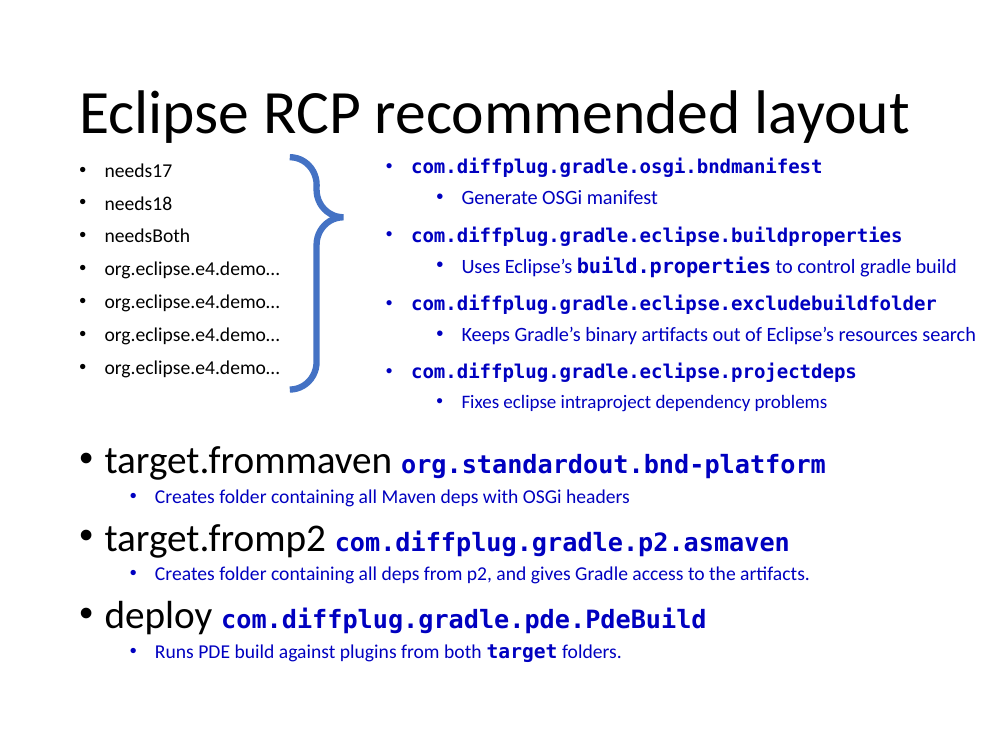
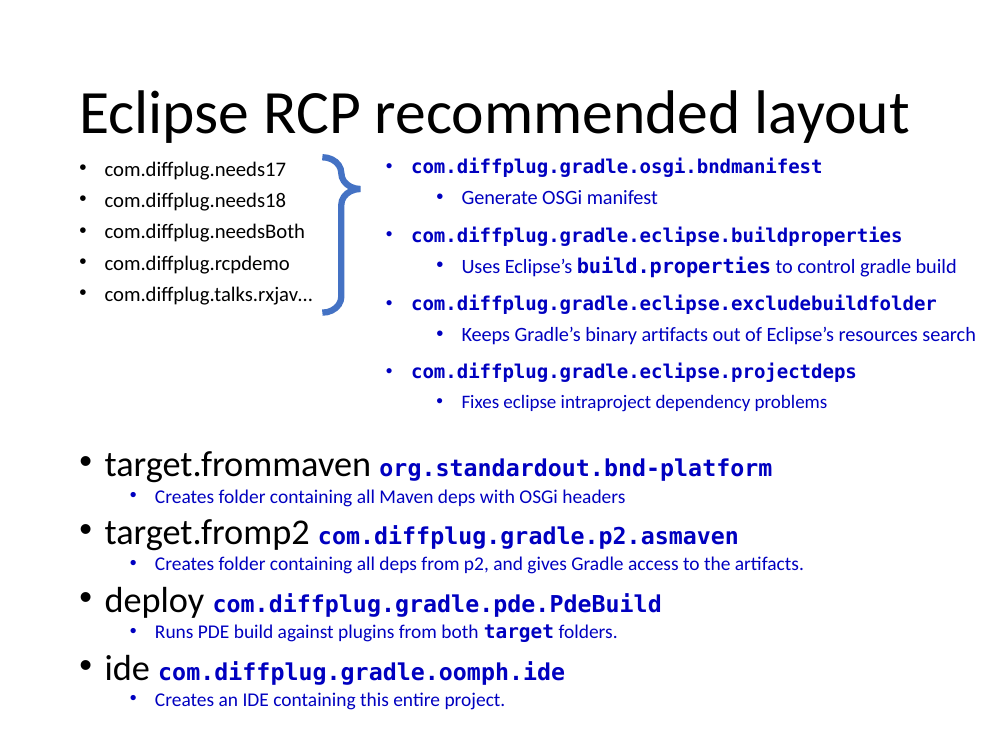
Before and after one commit to diffplug/gradle-and-eclipse-rcp, a slide deck: slide 14 of Gradle and Eclipse RCP.pptx. Drawn at 1008x756 pixels with LibreOffice and Linux fonts; fonts in the diff are those of the drawing. Boxes give left, top, right and bottom in pixels: in the first picture for what was removed or moved away, otherwise in the second. Text is boxed around its words. In the diff, an @@ line names an element or a change of style, - is before the commit and + after.

```diff
--- a/Gradle and Eclipse RCP.pptx
+++ b/Gradle and Eclipse RCP.pptx
@@ text at bbox=[105, 161, 313, 305]: text changed; size 14 to 14.8 pt @@
-• needs17
-• needs18
-• needsBoth
-• org.eclipse.e4.demo…
-• org.eclipse.e4.demo…
-• org.eclipse.e4.demo…
-• org.eclipse.e4.demo…
+• com.diffplug.needs17
+• com.diffplug.needs18
+• com.diffplug.needsBoth
+• com.diffplug.rcpdemo
+• com.diffplug.talks.rxjav…
@@ right brace: place and size @@
-right brace at bbox=[290, 157, 344, 390]
+right brace at bbox=[323, 157, 361, 312]
@@ right brace at bbox=[323, 157, 361, 312]: proportions changed @@
@@ text at bbox=[105, 451, 804, 642]: size 28 to 25.9 pt in "target.frommaven", "target.fromp2", "deploy"; size 18 to 16.6 pt in "org.standardout.bnd-platform", "com.diffplug.gradle.p2.asmaven", "com.diffplug.gradle.pde.PdeBuild"; size 14 to 13.9 pt in "Creates folder containing all Maven deps with ...", "Creates folder containing all deps from p2, ...", "Runs PDE build against plugins from both ..."; line spacing 0.8 to 0.7 @@
@@ text at bbox=[105, 654, 565, 710]: paragraphs added @@
+• ide com.diffplug.gradle.oomph.ide
+  • Creates an IDE containing this entire project.
```
Also in this commit, not shown: 2 other files.
